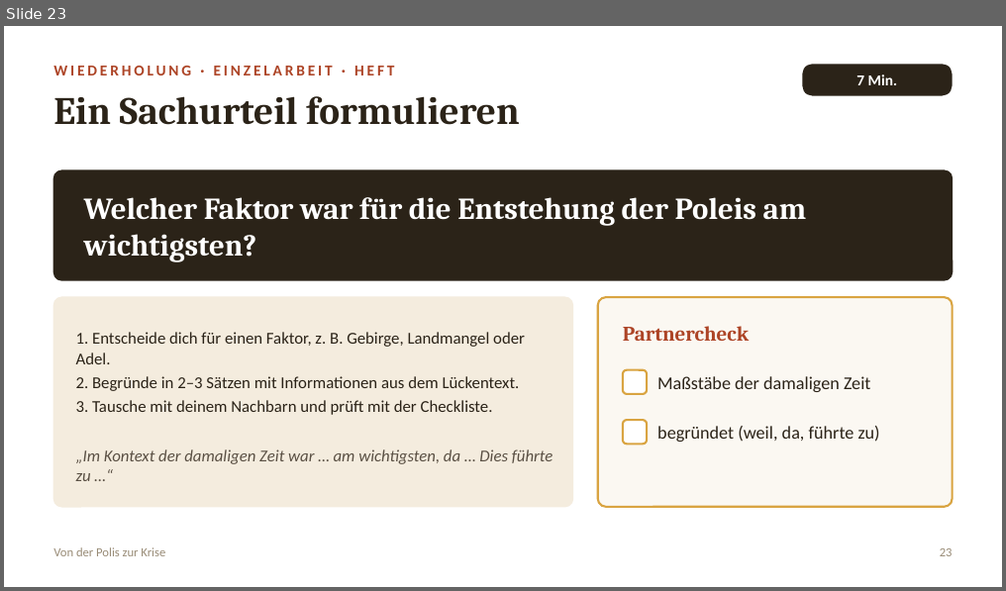
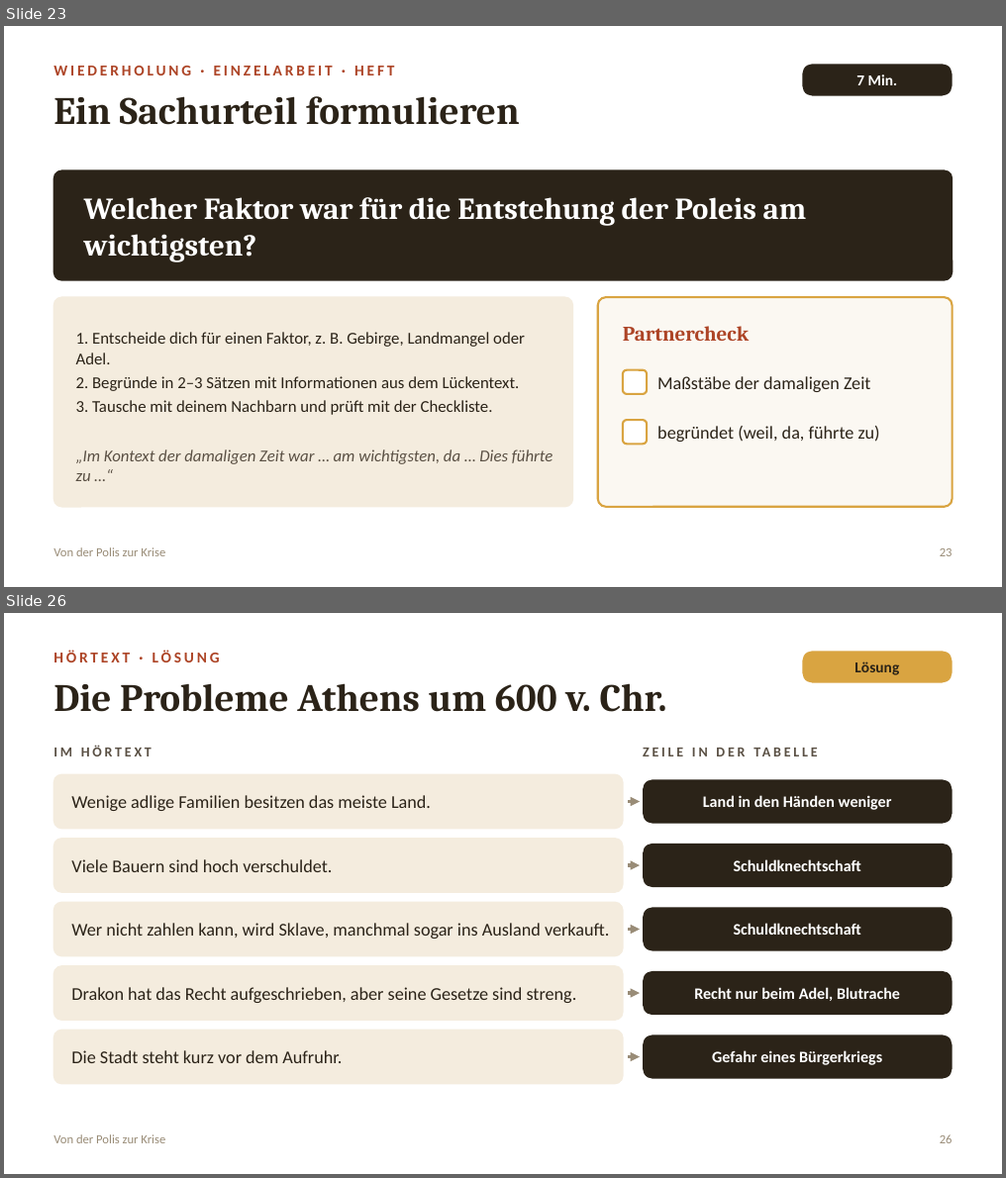
Before and after one commit to golzkonstantin-gif/Schule, a slide deck: Geschichte_11/Doppelstunde_Solon/Folien_Doppelstunde_Drakon_Solon.pptx. Shown one above the other, each under a label of ours: slide 23 before the commit, slides 23 and 26 after it; the slides between them are not shown. The pictures are 1006x591 and 1006x1178 pixels, drawn with LibreOffice and Linux fonts; fonts in the diff are those of the drawing. Boxes give left, top, right and bottom in pixels: in the first picture for what was removed or moved away, otherwise in the second. Text is boxed around its words. In the diff, an @@ line names an element or a change of style, - is before the commit and + after.

```diff
--- a/Geschichte_11/Doppelstunde_Solon/Folien_Doppelstunde_Drakon_Solon.pptx
+++ b/Geschichte_11/Doppelstunde_Solon/Folien_Doppelstunde_Drakon_Solon.pptx
@@ slide 26 added at (4, 613, 1002, 1174), background #FFFFFF @@
@@ text added at (54, 650, 220, 663), 11 pt, text #AD4426, bold @@
+HÖRTEXT · LÖSUNG
@@ rounded rectangle added at (802, 651, 952, 683), fill #D9A441, 11 pt, text #2B2318, bold @@
+Lösung
@@ text added at (54, 683, 667, 712), 28 pt, text #2B2318, bold @@
+Die Probleme Athens um 600 v. Chr.
@@ text added at (54, 745, 152, 757), 10 pt, text #5A5044, bold @@
+IM HÖRTEXT
@@ text added at (643, 743, 952, 767), 10 pt, text #5A5044, bold @@
+ZEILE IN DER TABELLE
@@ rounded rectangle added at (54, 774, 623, 829), fill #F4ECDE, outline #F4ECDE 1 pt @@
@@ rounded rectangle added at (643, 779, 952, 824), fill #2B2318, 11.5 pt, text #FFFFFF, bold @@
+Land in den Händen weniger
@@ text added at (71, 795, 431, 811), 13 pt, text #2B2318 @@
+Wenige adlige Familien besitzen das meiste Land.
@@ arrow added from (628, 802) to (640, 802), #998C77 2.25 pt @@
@@ rounded rectangle added at (54, 839, 623, 892), fill #F4ECDE, outline #F4ECDE 1 pt @@
@@ rounded rectangle added at (643, 844, 952, 887), fill #2B2318, 11.5 pt, text #FFFFFF, bold @@
+Schuldknechtschaft
@@ text added at (71, 860, 332, 872), 13 pt, text #2B2318 @@
+Viele Bauern sind hoch verschuldet.
@@ arrow added from (628, 865) to (640, 865), #998C77 2.25 pt @@
@@ rounded rectangle added at (54, 902, 623, 957), fill #F4ECDE, outline #F4ECDE 1 pt @@
@@ rounded rectangle added at (643, 907, 952, 952), fill #2B2318, 11.5 pt, text #FFFFFF, bold @@
+Schuldknechtschaft
@@ text added at (71, 923, 609, 939), 13 pt, text #2B2318 @@
+Wer nicht zahlen kann, wird Sklave, manchmal sogar ins Ausland verkauft.
@@ arrow added from (628, 930) to (640, 930), #998C77 2.25 pt @@
@@ rounded rectangle added at (54, 966, 623, 1020), fill #F4ECDE, outline #F4ECDE 1 pt @@
@@ text added at (71, 987, 577, 1003), 13 pt, text #2B2318 @@
+Drakon hat das Recht aufgeschrieben, aber seine Gesetze sind streng.
@@ arrow added from (628, 993) to (640, 993), #998C77 2.25 pt @@
@@ rounded rectangle added at (643, 971, 952, 1015), fill #2B2318, 11.5 pt, text #FFFFFF, bold @@
+Recht nur beim Adel, Blutrache
@@ rounded rectangle added at (54, 1030, 623, 1084), fill #F4ECDE, outline #F4ECDE 1 pt @@
@@ text added at (71, 1051, 342, 1063), 13 pt, text #2B2318 @@
+Die Stadt steht kurz vor dem Aufruhr.
@@ arrow added from (628, 1058) to (640, 1058), #998C77 2.25 pt @@
@@ rounded rectangle added at (643, 1035, 952, 1079), fill #2B2318, 11.5 pt, text #FFFFFF, bold @@
+Gefahr eines Bürgerkriegs
@@ text added at (54, 1135, 165, 1144), 9 pt, text #998C77 @@
+Von der Polis zur Krise
@@ text added at (940, 1135, 952, 1144), 9 pt, text #998C77 @@
+26
```
Also in this commit, not shown: 9 slides changed, 5 other slides added.
